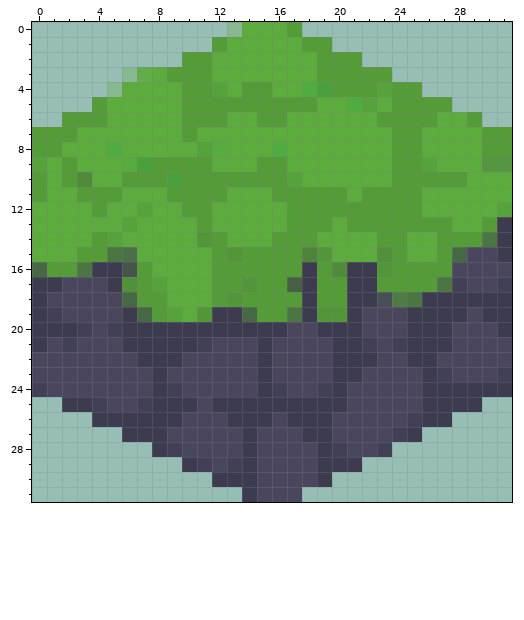
Pixel-art sprite: mossCobble.png. That is the earlier state.
The file is 32x32 pixels. Colours within 5 levels of each other are drawn and written as one.
Now the later version:
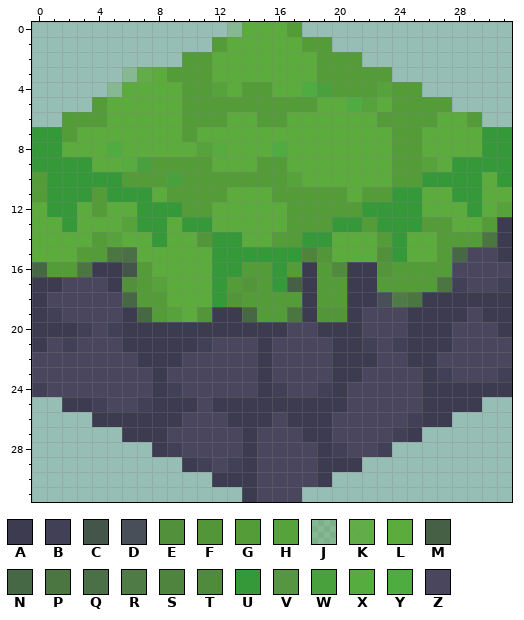
Palette (. is transparent): A #3d3b4f  B #424056  C #445649  D #494f58  E #52903b  F #53963a  G #549c38  H #57a33b  J #5ca93c48  K #5bab3bdf  L #5cab3d  M #466046  N #476844  P #4b7541  Q #4b6f47  R #4f7b46  S #4e843e  T #4f8a3d  U #35993a  V #569641  W #49a13d  X #56ac3e  Y #4fac41  Z #49465e
Edits made:
y 7..8: x 0..1 GG -> UU; x 30..31 GG -> UU
y 9: x 0..3 HLGL -> UUUU; x 28..31 LLVV -> UUUU
y 10: x 1..5 LGTLL -> UUUUU; x 26..29 GGGL -> UUUU; x 31 L -> U
y 11: x 1..3 LLG -> UUU; x 5..7 GLL -> UUU; x 24..25 GG -> UU; x 28..29 LL -> UU
y 12: x 1..2 LL -> UU; x 7..9 HLL -> UUU; x 22..25 GGGG -> UUUU; x 29 L -> U
y 13: x 2 L -> U; x 7..8 LL -> UU; x 10..11 LG -> UU; x 20..21 LG -> UU; x 23..25 GGG -> UUU
y 14: x 8 L -> U; x 12..13 GL -> UU; x 18..19 GL -> UU; x 24 G -> U
y 15: x 12..17 GFGGGG -> UUUUUU; x 24 G -> U
y 16: x 12..13 GG -> UU; x 16 G -> U
y 17: x 12 G -> U; x 16 G -> U
y 18: x 12 G -> U
